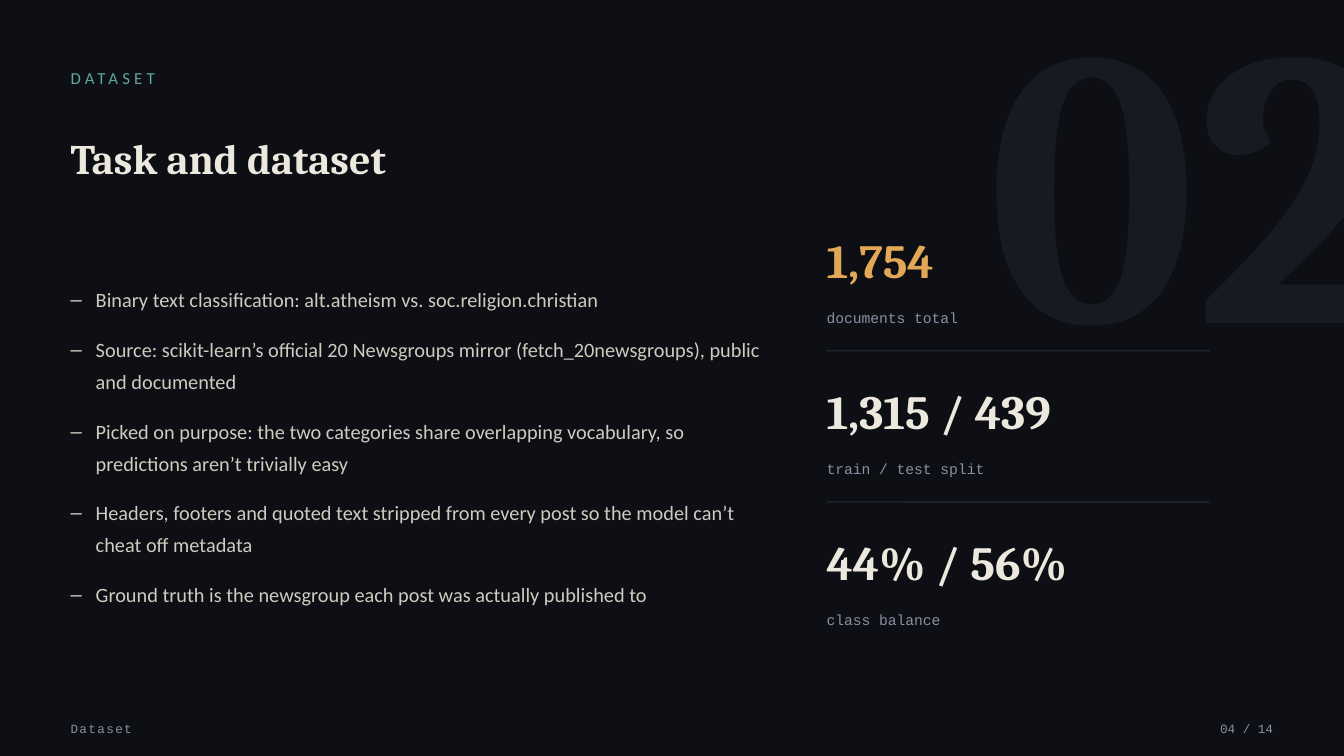
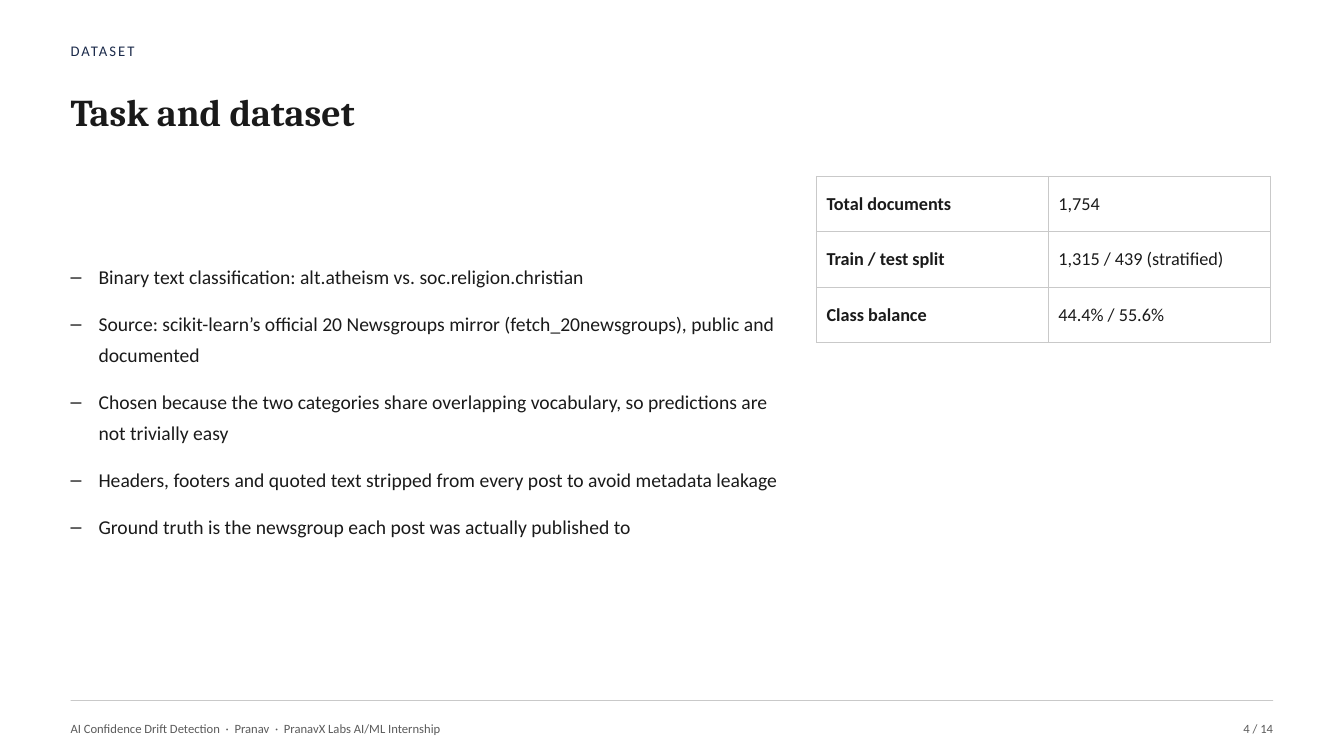
Before and after one commit to ahansardar/ai-confidence-drift, a slide deck: slide 4 of reports/presentation/AI_Confidence_Drift_Presentation.pptx. Drawn at 1344x756 pixels with LibreOffice and Linux fonts; fonts in the diff are those of the drawing. Boxes give left, top, right and bottom in pixels: in the first picture for what was removed or moved away, otherwise in the second. Text is boxed around its words. In the diff, an @@ line names an element or a change of style, - is before the commit and + after.

Commit message:
Rebuild presentation in a plain academic style
Replaced the dark tech theme with a paper-white, Century Schoolbook /
Calibri layout resembling a real university defense deck: proper
figure and table captions, a classic footline (author, title, page
number), and results shown as data tables rather than styled cards.

```diff
--- a/reports/presentation/AI_Confidence_Drift_Presentation.pptx
+++ b/reports/presentation/AI_Confidence_Drift_Presentation.pptx
@@ background #0D0F14 to #FFFFFF @@
@@ text "DATASET": place and size @@
-text "DATASET" at [247,145,386,175]
+text "DATASET" at [230,99,355,127]
@@ text "DATASET" at [230,99,355,127]: size 12 to 10.5 pt, text colour #5FA8A0 to #1B2A4A, letter spacing 3 to 1.5 pt @@
@@ text "Task and dataset": place and size @@
-text "Task and dataset" at [71,145,238,175]
+text "Task and dataset" at [71,99,221,127]
@@ text "Task and dataset" at [71,99,221,127]: size 30 to 27 pt, text colour #ECE8DE to #1A1A1A @@
@@ text "Binary text classification: alt.atheism vs. ...": place and size @@
-text "Binary text classification: alt.atheism vs. ..." at [96,293,760,606]
+text "Binary text classification: alt.atheism vs. ..." at [99,270,776,538]
@@ table added at [817,176,1270,325], 3 rows, 2 columns @@
+Total documents | 1,754
+Train / test split | 1,315 / 439 (stratified)
+Class balance | 44.4% / 55.6%
@@ text removed at [827,245,934,285] @@
-1,754
@@ text at [99,270,774,538]: size 14.5 to 14 pt, text colour #CFCBC0 to #1A1A1A in "Binary text classification: alt.atheism vs. soc.religion.chr ...", "Source: scikit-learn’s official 20 Newsgroups mirror (fetch_ ...", "Ground truth is the newsgroup each post ..."; indent changed; less space between paragraphs @@
@@ text removed at [827,312,958,323] @@
-documents total
@@ line removed from (827, 351) to (1210, 351) @@
@@ text at [99,395,776,491]: text changed; size 14.5 to 14 pt; text colour #CFCBC0 to #1A1A1A @@
-– Picked on purpose: the two categories share overlapping vocabulary, so predictions aren’t trivially easy
-– Headers, footers and quoted text stripped from every post so the model can’t cheat off metadata
+– Chosen because the two categories share overlapping vocabulary, so predictions are not trivially easy
+– Headers, footers and quoted text stripped from every post to avoid metadata leakage
@@ text removed at [827,396,1051,436] @@
-1,315 / 439
@@ text removed at [988,396,1344,404] @@
-02
@@ text removed at [827,463,984,477] @@
-train / test split
@@ line removed from (827, 502) to (1210, 502) @@
@@ text removed at [827,547,1067,582] @@
-44% / 56%
@@ text removed at [827,615,940,625] @@
-class balance
@@ line added from (71, 701) to (1273, 701), #C9C9C9 0.5 pt @@
@@ text removed at [71,724,132,733] @@
-Dataset
@@ text added at [71,724,440,735], 9 pt, text #5B5B5B @@
+AI Confidence Drift Detection · Pranav · PranavX Labs AI/ML Internship
@@ text at [1243,725,1273,733]: text changed; font Courier New to Calibri; text colour #8890A4 to #5B5B5B @@
-04 / 14
+4 / 14
```
Also in this commit, not shown: 13 other slides changed.
